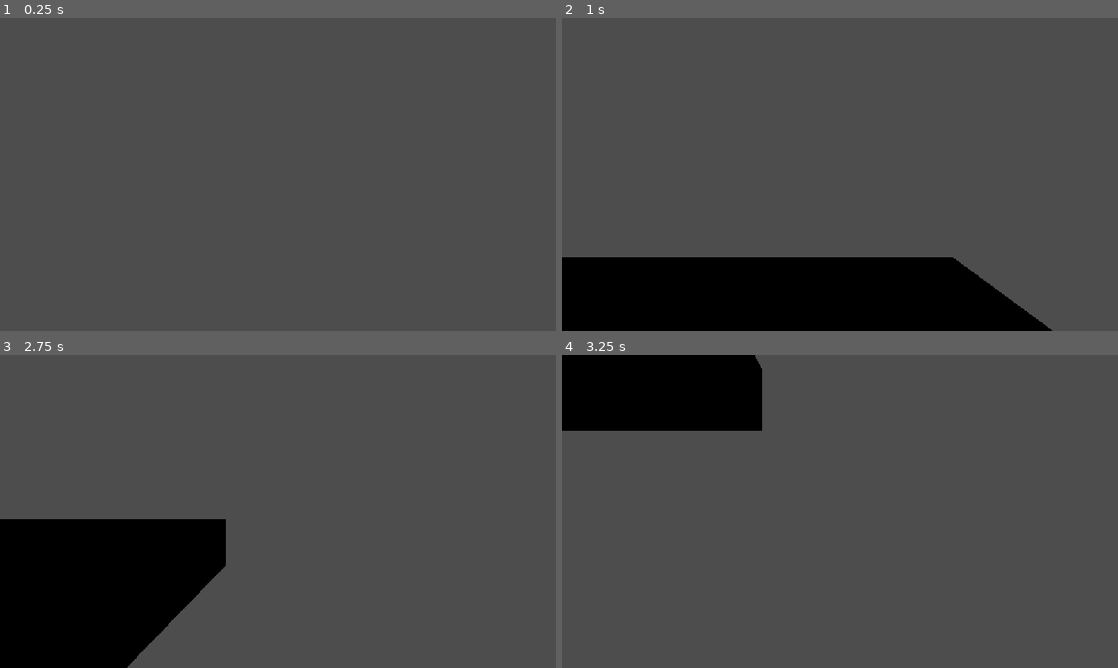
Above: before the commit, frames 1-4 (two rows, left to right).
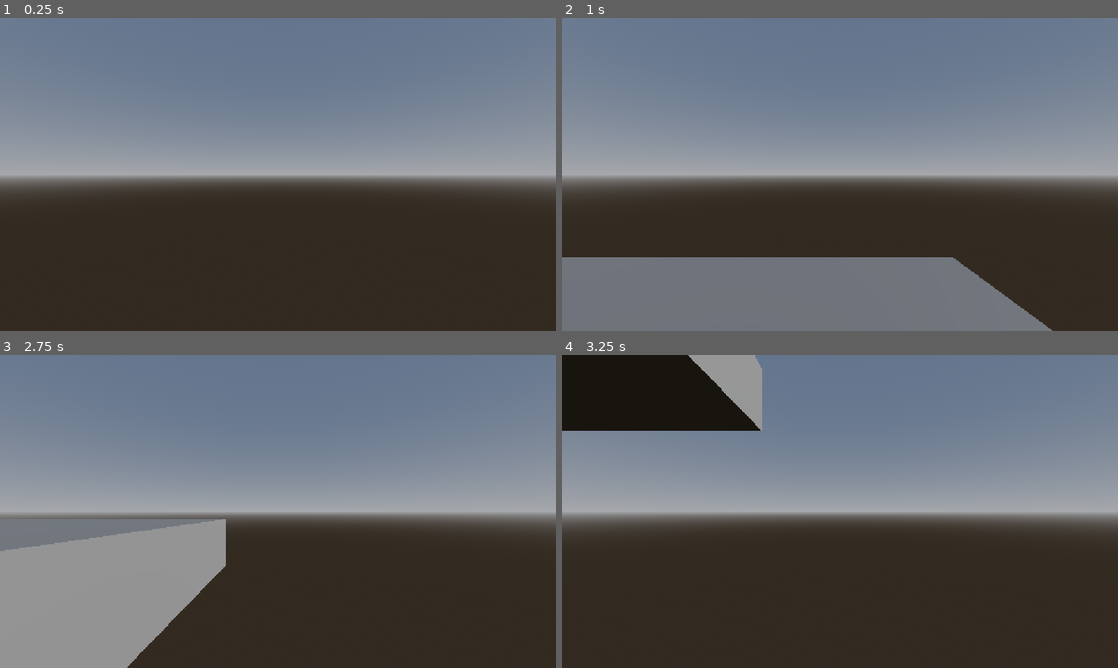
Above: after the commit, the same moments.

Repository: Eli-J-dK/HORRORGAME
Game: Godot game, scene res://main.tscn
Same seed, same stepped clock (60 frames per second), same inputs: the game is played once before the commit and once after it.
Inputs:
- Up to frame 1 (0.25 s): no input
- Up to frame 2 (1 s): tap Enter (ui_accept) at 0.5, 0.77 s; hold Right (ui_right) from 0.53 s (still down)
- Up to frame 3 (2.75 s): release Right (ui_right) at 1.28 s; hold Down (ui_down) 1.28-2.03 s; tap Enter (ui_accept) at 1.52 s; hold Right (ui_right) from 2.03 s (still down)
- Up to frame 4 (3.25 s): release Right (ui_right) at 2.78 s; hold Up (ui_up) from 2.78 s (still down); tap Enter (ui_accept) at 3.02 s

The runs differ from the first frame. In frame 1, 97% of the frame differs, in the area x 0-100%, y 0-100%; in frame 2, 97%; in frame 3, 98%; in frame 4, 90%.

Commit message:
new world environment

Diff:
--- a/main.tscn
+++ b/main.tscn
@@ -9,6 +9,15 @@
 
 [sub_resource type="BoxMesh" id="BoxMesh_b1pf8"]
 size = Vector3(10, 2, 10)
+
+[sub_resource type="ProceduralSkyMaterial" id="ProceduralSkyMaterial_scsml"]
+
+[sub_resource type="Sky" id="Sky_b1pf8"]
+sky_material = SubResource("ProceduralSkyMaterial_scsml")
+
+[sub_resource type="Environment" id="Environment_scsml"]
+background_mode = 2
+sky = SubResource("Sky_b1pf8")
 
 [node name="main" type="Node3D" unique_id=682175594]
 
@@ -24,3 +33,9 @@
 
 [node name="player" parent="." unique_id=1631615348 instance=ExtResource("1_ig7tw")]
 transform = Transform3D(1, 0, 0, 0, 1, 0, 0, 0, 1, 0, 6, 0)
+
+[node name="WorldEnvironment" type="WorldEnvironment" parent="." unique_id=996186773]
+environment = SubResource("Environment_scsml")
+
+[node name="DirectionalLight3D" type="DirectionalLight3D" parent="." unique_id=290042843]
+transform = Transform3D(0.12774116, -0.39788273, 0.9084997, 0.05540002, 0.9174363, 0.3940069, -0.9902592, 0, 0.13923709, 10, 10, 0)
